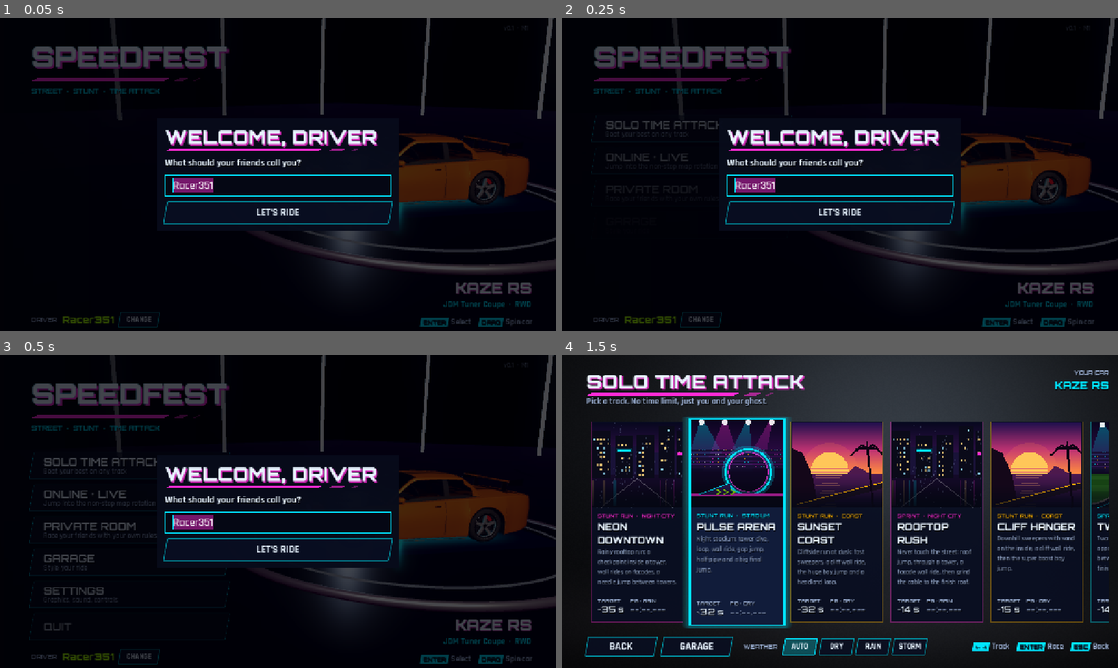
Above: before the commit, frames 1-4 (two rows, left to right).
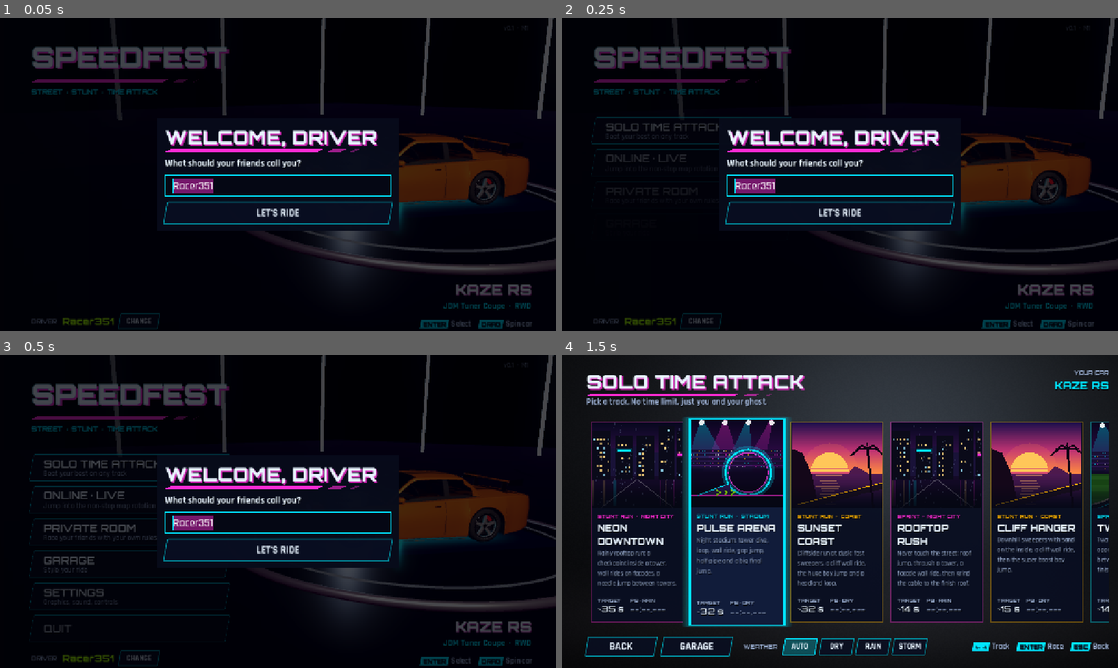
Above: after the commit, the same moments.

Repository: khanhonthetrack/speedfest
Game: Godot game, scene res://ui/main_menu.tscn
The game is run twice, just before and just after one commit, with the same random seed, the same clock (stepped at 60 frames per second) and the same inputs.
Inputs (mouse positions are in pixels of both pictures, inside the frame that each line leads up to; where the layout moved, square brackets give the same spot in the first picture):
- Up to frame 1 (0.05 s): no input
- Up to frame 2 (0.25 s): no input
- Up to frame 3 (0.5 s): no input
- Up to frame 4 (1.5 s): tap Enter at 0.5 s; move the mouse to (962, 495) at 0.52 s; hold D (steer_right) 0.53-1.25 s; hold C (camera_cycle) 0.53-1.25 s; click (962, 495) at 0.67 s; click (689, 467) [689, 464] at 1.25 s

The runs differ from the first frame. In frame 1, 2.9% of the frame differs, in the area x 5-96%, y 9-100%; in frame 2, 3.7%; in frame 3, 5.1%; in frame 4, 7.1%, in the area x 4-99%, y 6-88%.

Commit message:
web: export server/public (new cars, skies, air-steer fix); UI font fallback for "·" on web
Orbitron lacks U+00B7 and the web has no system fonts, so menu labels drew a box; the Orbitron
faces now fall back to Rajdhani. online_browser_test.js takes CARS=. Browser check: menu 0 errors,
online round finished (Goliath, Rail Rush 6.183 s).

Co-Authored-By: Claude Opus 5.5 <noreply@anthropic.com>
Claude-Session: https://claude.ai/code/session_01CMDh9pTv1h5xawNJJ9eFH2

Diff:
--- a/game/ui/ui_theme.gd
+++ b/game/ui/ui_theme.gd
@@ -41,6 +41,12 @@
 	var f: Font = load(path) as Font
 	if f == null:
 		f = ThemeDB.fallback_font
+	elif kind in ["head", "heavy", "num"] and f.fallbacks.is_empty():
+		# Orbitron's latin subset has no "·" (and a few other symbols): on the web there are no
+		# system fonts to fall back on, so it drew a box. Rajdhani covers them.
+		var fb := load(FONT_BODY_BOLD_PATH) as Font
+		if fb != null:
+			f.fallbacks = [fb]
 	_fonts[kind] = f
 	return f
 
Not shown, changed: docs/HANDOFF.md
Not shown, changed: docs/PLAN.md
Not shown, changed: docs/PROGRESS.md
Not shown, changed: server/public/index.html
Not shown, changed: server/public/index.pck
Not shown, changed: tools/integration/online_browser_test.js
